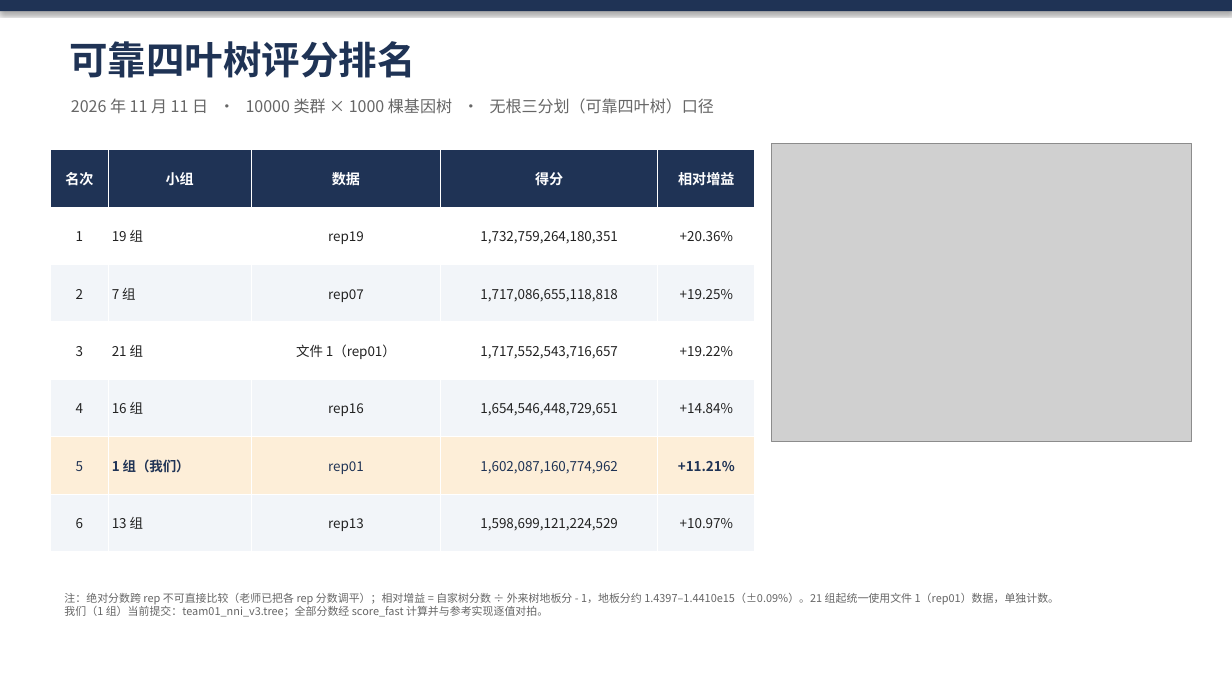
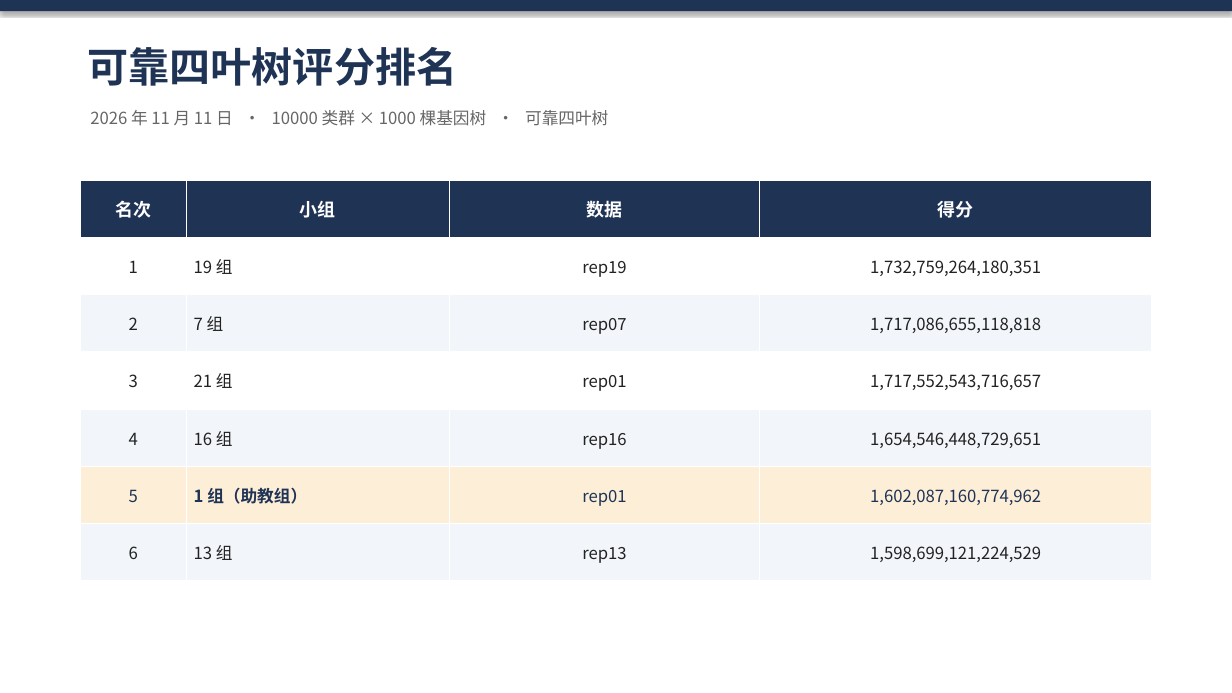
Before and after one commit to GreatCzz/reliable-quartet, a slide deck: slide 1 of 提交树/评分结果/ranking_2026-11-11.pptx. Drawn at 1232x693 pixels with LibreOffice and Linux fonts; fonts in the diff are those of the drawing; grey boxes stand for pictures. Boxes give left, top, right and bottom in pixels: in the first picture for what was removed or moved away, otherwise in the second. Text is boxed around its words. In the diff, an @@ line names an element or a change of style, - is before the commit and + after.

Commit message:
docs(slide): 去掉相对增益图/列与脚注；1 组改为助教组；21 组数据标注 rep01

```diff
--- a/提交树/评分结果/ranking_2026-11-11.pptx
+++ b/提交树/评分结果/ranking_2026-11-11.pptx
@@ text "可靠四叶树评分排名": place and size @@
-text "可靠四叶树评分排名" at <box>69,41,415,78</box>
+text "可靠四叶树评分排名" at <box>88,47,458,86</box>
@@ text "可靠四叶树评分排名" at <box>88,47,458,86</box>: size 30 to 32 pt @@
@@ text at <box>90,110,608,126</box>: text changed; size 12.5 to 13 pt @@
-2026 年 11 月 11 日 · 10000 类群 × 1000 棵基因树 · 无根三分划（可靠四叶树）口径
+2026 年 11 月 11 日 · 10000 类群 × 1000 棵基因树 · 可靠四叶树
@@ picture removed at <box>772,143,1192,442</box> @@
@@ table at <box>80,180,1153,581</box> @@
-column 2, row 6: 1 组（我们）
+column 2, row 6: 1 组（助教组）
-column 3, row 4: 文件 1（rep01）
+column 3, row 4: rep01
-column 5: 相对增益 | +20.36% | +19.25% | +19.22% | +14.84% | +11.21% | +10.97%
@@ table: place and size @@
-table at <box>51,150,755,552</box>
+table at <box>80,180,1153,581</box>
@@ text removed at <box>64,593,1059,617</box> @@
-注：绝对分数跨 rep 不可直接比较（老师已把各 rep 分数调平）；相对增益 = 自家树分数 ÷ 外来树地板分 - 1，地板分约 1.4397–1.4410e15（±0.09%）。21 组起统一使用文件 1（rep01）数据，单独计数。
-我们（1 组）当前提交：team01_nni_v3.tree；全部分数经 score_fast 计算并与参考实现逐值对拍。
```
Also in this commit, not shown: 1 other file.
